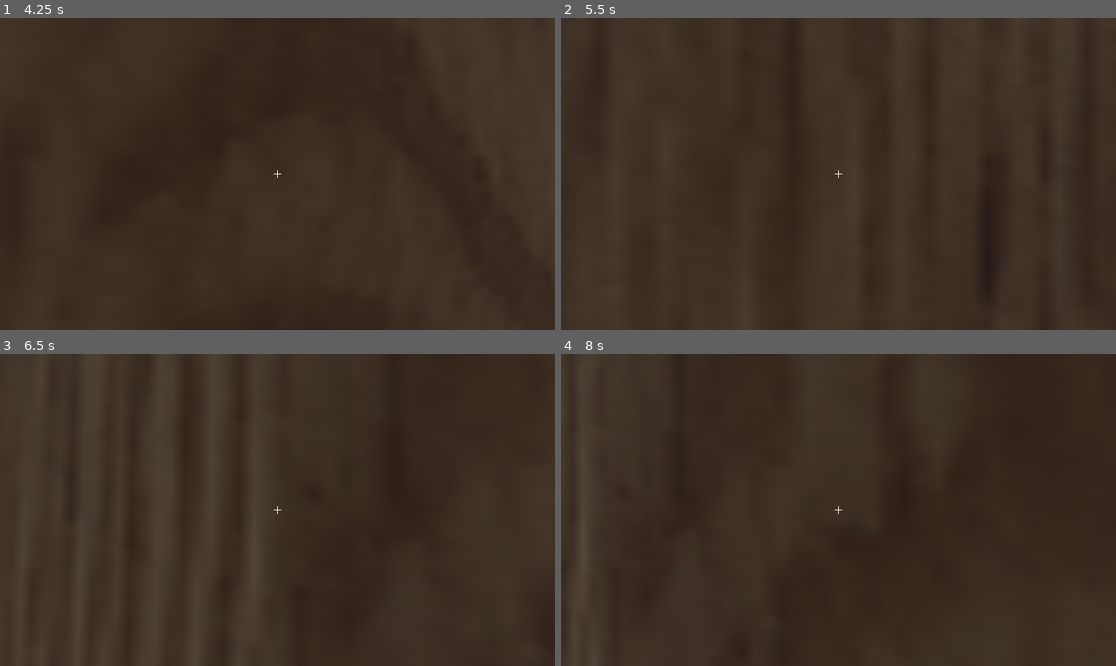
Above: before the commit, frames 1-4 (two rows, left to right).
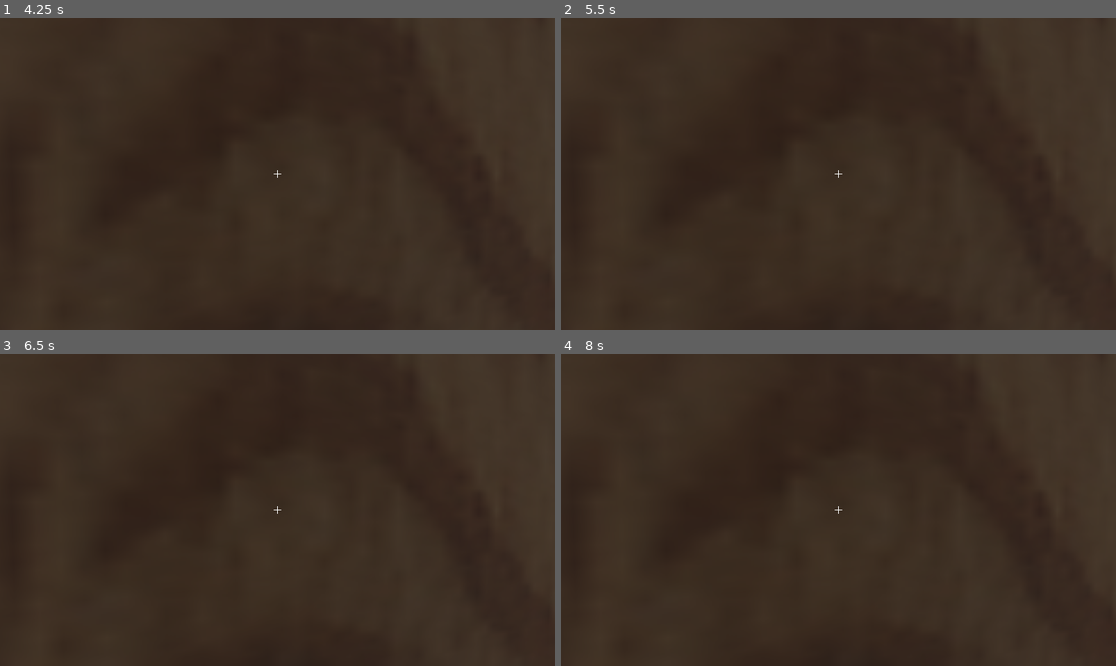
Above: after the commit, the same moments.

Repository: twang849/LoJam-x-GDS-2025
Game: Godot game, scene res://Scenes/level.tscn
The game is run twice, just before and just after one commit, with the same random seed, the same clock (stepped at 60 frames per second) and the same inputs.
Inputs (mouse positions are in pixels of both pictures, inside the frame that each line leads up to):
- Up to frame 1 (4.25 s): tap Enter at 0.5 s; move the mouse to (305, 174) at 0.52 s; hold W (move_forward) from 0.53 s (still down); tap Space (jump) at 0.6, 0.77, 1.07, 1.52, 1.55, 1.82, 2.1, 3.02, 3.05, 3.32, 3.6, 3.77, 4.07 s; move the mouse to (249, 174) at 1.27 s; tap E (interact) at 1.35, 2.85 s; move the mouse to (288, 167) at 2.02 s; move the mouse to (271, 180) at 2.77 s; move the mouse to (316, 177) at 3.52 s; tap Escape (pause, bound only after the commit) at 4.15 s
- Up to frame 2 (5.5 s): keep holding W (move_forward); move the mouse to (794, 170) at 4.27 s; tap E (interact) at 4.35 s; tap Space (jump) at 4.52, 4.55, 4.82, 5.1 s; move the mouse to (844, 174) at 5.02 s
- Up to frame 3 (6.5 s): move the mouse to (255, 503) at 5.77 s; release W (move_forward) at 5.78 s; hold D (move_right) from 5.78 s (still down); tap E (interact) at 5.85 s; tap Space (jump) at 6.02, 6.05, 6.32 s
- Up to frame 4 (8 s): move the mouse to (866, 510) at 6.52 s; release D (move_right) at 6.53 s; hold W (move_forward) from 6.53 s (still down); tap Space (jump) at 6.6, 6.77, 7.07, 7.52, 7.55, 7.82 s; move the mouse to (810, 510) at 7.27 s; tap E (interact) at 7.35 s

Frame 1 is identical in both runs. In frame 2, 0.1% of the frame differs, in the area x 76-78%, y 67-87%; in frame 3, 1.5%, in the area x 3-48%, y 10-100%; in frame 4, 0.5%.

Commit message:
Adding mechanic for pause screen glitch

Diff:
--- /dev/null
+++ b/Scripts/pause_manager.gd
@@ -0,0 +1,34 @@
+extends Node
+
+var paused_position = Vector3.ZERO
+@onready var player = null
+
+func _ready():
+	process_mode = Node.PROCESS_MODE_ALWAYS
+
+func _unhandled_input(event):
+	if Input.is_action_just_pressed("pause"):
+		player = get_tree().get_first_node_in_group("player")
+		if !player:
+			return
+
+		if !get_tree().paused:
+			# Store position and clear velocity only if in air
+			if !player.is_on_floor():
+				player.velocity = Vector3.ZERO
+				paused_position = player.position
+				player.is_glitched = false
+
+			# Pause game regardless of being in air or on ground
+			get_tree().paused = true
+			Input.set_mouse_mode(Input.MOUSE_MODE_VISIBLE)
+		else:
+			# Unpausing - always unpause first
+			get_tree().paused = false
+			Input.set_mouse_mode(Input.MOUSE_MODE_CAPTURED)
+
+			# If we were in air when paused, restore position and enable glitch
+			if !player.is_on_floor():
+				player.position = paused_position
+				player.velocity = Vector3.ZERO
+				player.is_glitched = true
--- a/Scripts/player.gd
+++ b/Scripts/player.gd
@@ -3,6 +3,7 @@
 @onready var _camera := $CameraPivot/Camera3D as Camera3D
 @onready var _camera_pivot := $CameraPivot as Node3D
 var direction = Vector3.ZERO
+var is_glitched = false
 
 @export_range(0.0, 1.0) var mouse_sensitivity = 0.002
 @export var tilt_limit = deg_to_rad(75)
@@ -16,12 +17,10 @@
 var target_velocity = Vector3.ZERO
 
 func _ready():
+	add_to_group("player")
 	Input.set_mouse_mode(Input.MOUSE_MODE_CAPTURED)
 
 func _physics_process(delta):
-
-
-
 	if direction != Vector3.ZERO:
 		direction = direction.normalized()
 		var cam_yaw = _camera_pivot.rotation.y
@@ -33,11 +32,16 @@
 		target_velocity.x = 0
 		target_velocity.z = 0
 
-	if !is_on_floor():
+	# Only apply gravity if not glitched
+	if !is_glitched and !is_on_floor():
 		target_velocity.y -= delta * fall_acceleration
 
 	velocity = target_velocity
 	move_and_slide()
+
+	# Reset glitch if we touch the ground
+	if is_on_floor() and is_glitched:
+		is_glitched = false
 
 func _unhandled_input(event: InputEvent) -> void:
 	direction = Vector3.ZERO
@@ -50,10 +54,12 @@
 	if Input.is_action_pressed("move_right"):
 		direction.x += 1
 
-	if is_on_floor() and Input.is_action_just_pressed("jump"):
+	# Allow jumping even when glitched
+	if Input.is_action_just_pressed("jump") and (is_on_floor() or is_glitched):
 		target_velocity.y = jump_impulse
+		is_glitched = false  # Remove glitch effect when jumping
 
-	if event is InputEventMouseMotion:
+	if event is InputEventMouseMotion and !get_tree().paused:
 		_camera_pivot.rotation.x -= event.relative.y * mouse_sensitivity
 		# Prevent the camera from rotating too far up or down.
 		_camera_pivot.rotation.x = clampf(_camera_pivot.rotation.x, -tilt_limit, tilt_limit)
--- a/project.godot
+++ b/project.godot
@@ -14,6 +14,10 @@
 run/main_scene="uid://3fe6k5pvlq31"
 config/features=PackedStringArray("4.4", "Forward Plus")
 config/icon="res://Misc/icon.svg"
+
+[autoload]
+
+PauseManager="*res://Scripts/pause_manager.gd"
 
 [display]
 
@@ -51,3 +55,8 @@
 "events": [Object(InputEventKey,"resource_local_to_scene":false,"resource_name":"","device":-1,"window_id":0,"alt_press …(192 unchanged characters)…
 ]
 }
+pause={
+"deadzone": 0.2,
+"events": [Object(InputEventKey,"resource_local_to_scene":false,"resource_name":"","device":-1,"window_id":0,"alt_pressed":false,"shift_pressed":false,"ctrl_pressed":false,"meta_pressed":false,"pressed":false,"keycode":0,"physical_keycode":4194305,"key_label":0,"unicode":0,"location":0,"echo":false,"script":null)
+]
+}
Not shown, added: Scripts/pause_manager.gd.uid
